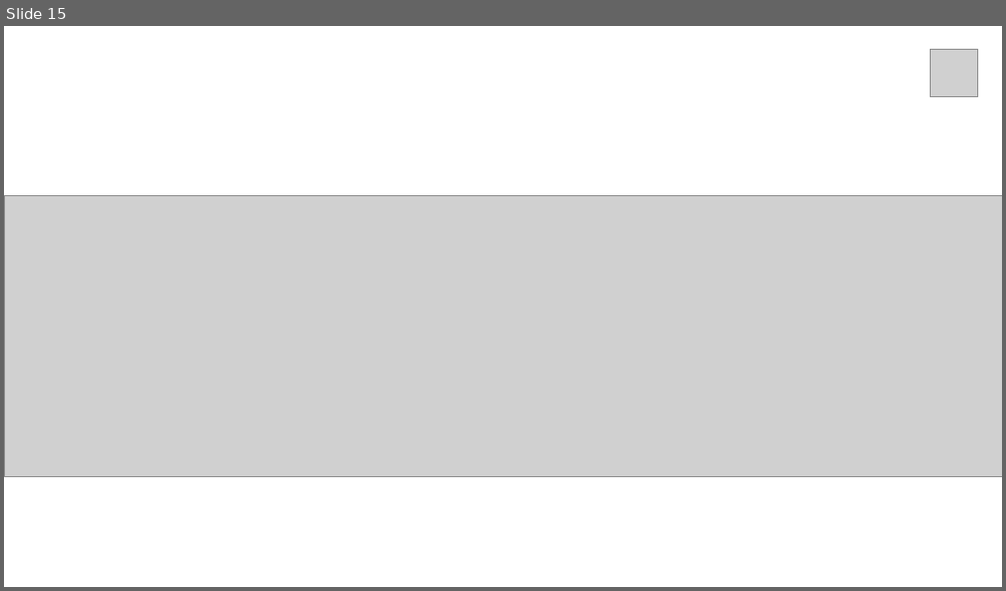
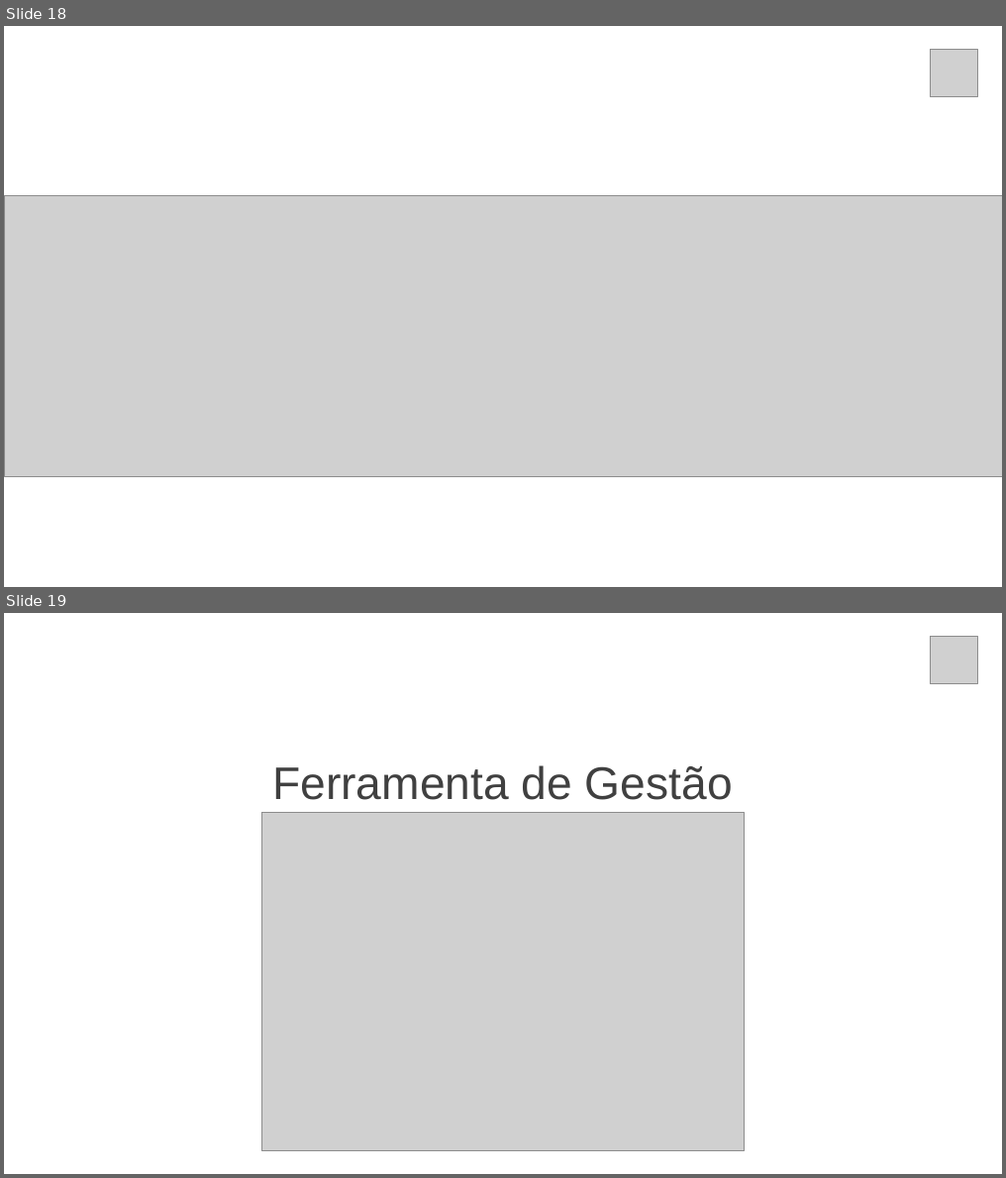
Before and after one commit to gui-ss/projeto-bandtec, a slide deck: Documentação/chameleon.pptx. Shown one above the other, each under a label of ours: slide 15 before the commit, slides 18 and 19 after it. The pictures are 1006x591 and 1006x1178 pixels, drawn with LibreOffice and Linux fonts; fonts in the diff are those of the drawing; grey boxes stand for pictures. Boxes give left, top, right and bottom in pixels: in the first picture for what was removed or moved away, otherwise in the second. Text is boxed around its words. In the diff, an @@ line names an element or a change of style, - is before the commit and + after.

```diff
--- a/Documentação/chameleon.pptx
+++ b/Documentação/chameleon.pptx
@@ slide 19 added at (4,613,1002,1174), background #FFFFFF @@
@@ picture added at (930,636,977,683) @@
@@ text added at (272,765,733,800), 44 pt, text #404040 @@
+Ferramenta de Gestão
@@ picture added at (261,812,744,1152) @@
@@ what was slide 15 is now slide 18 @@
```
Also in this commit, not shown: 1 slide changed, 6 other slides added.
